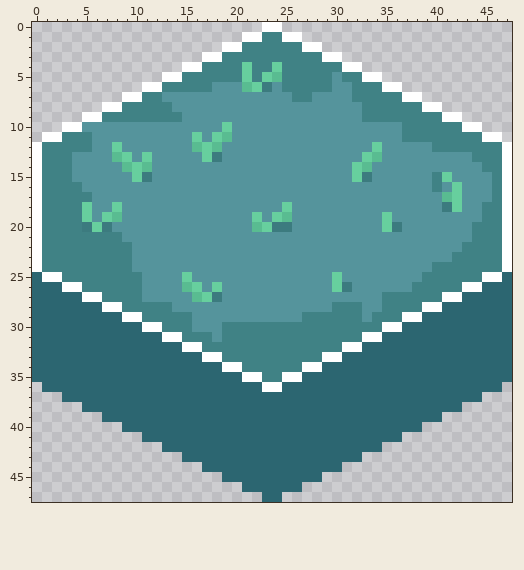
Two states of a pixel-art file, Assets/Sprite/CellGrass.aseprite. Above, as it was before the edit.
48x48 pixels, 1 frame.
Now the later version:
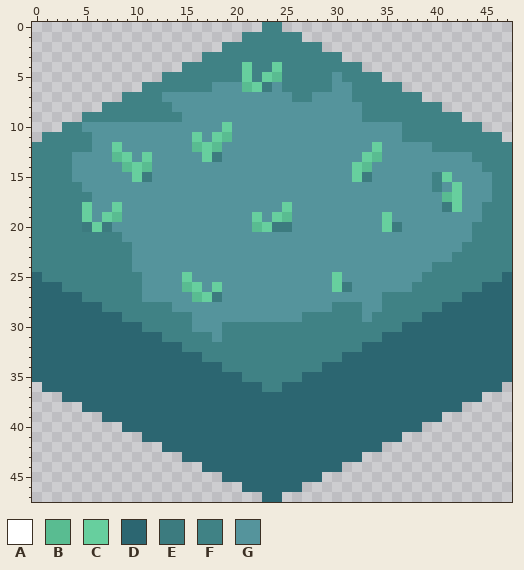
Palette (. is transparent): A #ffffff  B #59bc91  C #67cf9e  D #2c6671  E #3c7b7f  F #408285  G #55949c
The exact change:
layer "Layer 2" now hidden
y 0: x 23..24 AA -> FF
y 1: x 21..22 AA -> FF; x 25..26 AA -> FF
y 2: x 19..20 AA -> FF; x 27..28 AA -> FF
y 3: x 17..18 AA -> FF; x 29..30 AA -> FF
y 4: x 15..16 AA -> FF; x 31..32 AA -> FF
y 5: x 13..14 AA -> FF; x 33..34 AA -> FF
y 6: x 11..12 AA -> FF; x 35..36 AA -> FF
y 7: x 9..10 AA -> FF; x 37..38 AA -> FF
y 8: x 7..8 AA -> FF; x 39..40 AA -> FF
y 9: x 5..6 AA -> FF; x 41..42 AA -> FF
y 10: x 3..4 AA -> FF; x 43..44 AA -> FF
y 11: x 1..2 AA -> FF; x 45..46 AA -> FF
y 12..24: x 0 A -> F; x 47 A -> F
y 25: x 1..2 AA -> FF; x 45..46 AA -> FF
y 26: x 3..4 AA -> FF; x 43..44 AA -> FF
y 27: x 5..6 AA -> FF; x 41..42 AA -> FF
y 28: x 7..8 AA -> FF; x 39..40 AA -> FF
y 29: x 9..10 AA -> FF; x 37..38 AA -> FF
y 30: x 11..12 AA -> FF; x 35..36 AA -> FF
y 31: x 13..14 AA -> FF; x 33..34 AA -> FF
y 32: x 15..16 AA -> FF; x 31..32 AA -> FF
y 33: x 17..18 AA -> FF; x 29..30 AA -> FF
y 34: x 19..20 AA -> FF; x 27..28 AA -> FF
y 35: x 21..22 AA -> FF; x 25..26 AA -> FF
y 36: x 23..24 AA -> FF
Changed places in both pictures, as pixel boxes (x1, y1, x2, y2):
changed: (32, 22, 512, 392)
